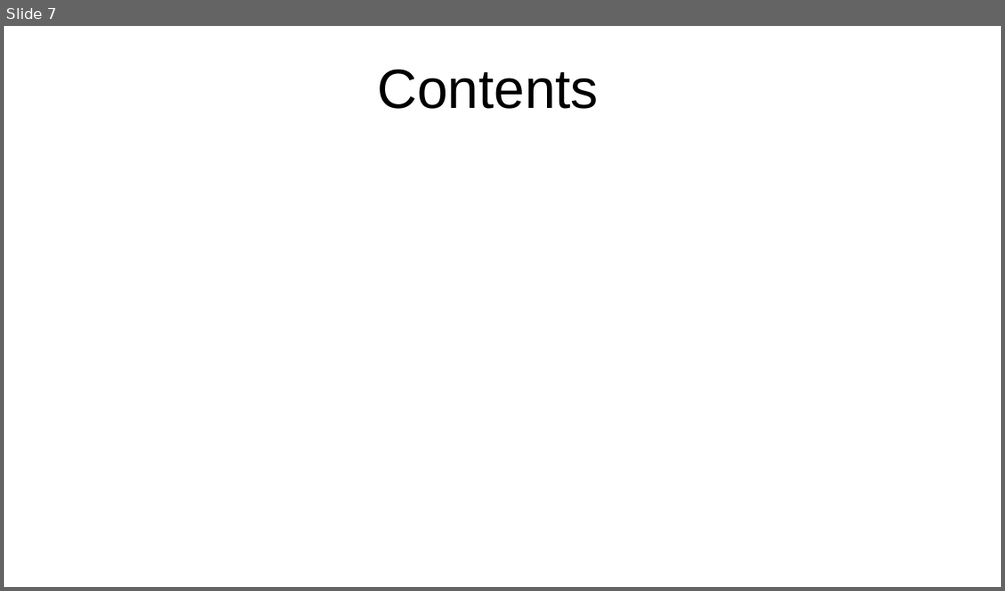
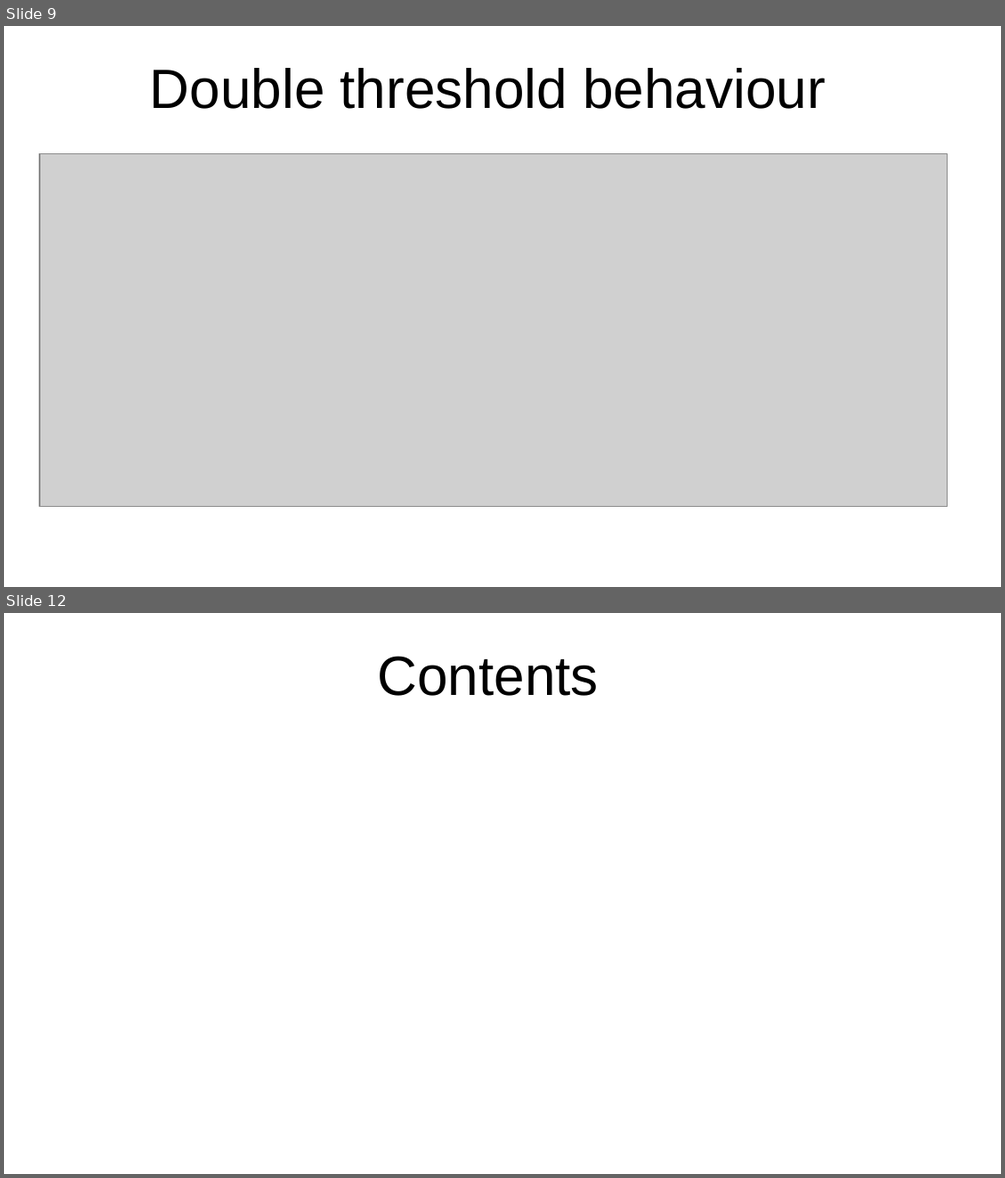
Before and after one commit to SanderStammbach/Sanders-Studium, a slide deck: Master-Projekt/Vortrag.odp. Shown one above the other, each under a label of ours: slide 7 before the commit, slides 9 and 12 after it; the slides between them are not shown. The pictures are 1005x591 and 1005x1178 pixels, drawn with LibreOffice and Linux fonts; fonts in the diff are those of the drawing; grey boxes stand for pictures; background and template pictures are left out. Boxes give left, top, right and bottom in pixels: in the first picture for what was removed or moved away, otherwise in the second. Text is boxed around its words. In the diff, an @@ line names an element or a change of style, - is before the commit and + after.

```diff
--- a/Master-Projekt/Vortrag.odp
+++ b/Master-Projekt/Vortrag.odp
@@ slide 9 added at (4,26,1001,587), background picture (left out) @@
@@ title added at (150,68,825,109), 44 pt, text #000000 @@
+Double threshold behaviour
@@ picture added at (40,153,947,507) @@
@@ what was slide 7 is now slide 12 @@
```
Also in this commit, not shown: 2 slides changed, 4 other slides added, 23 other files.
